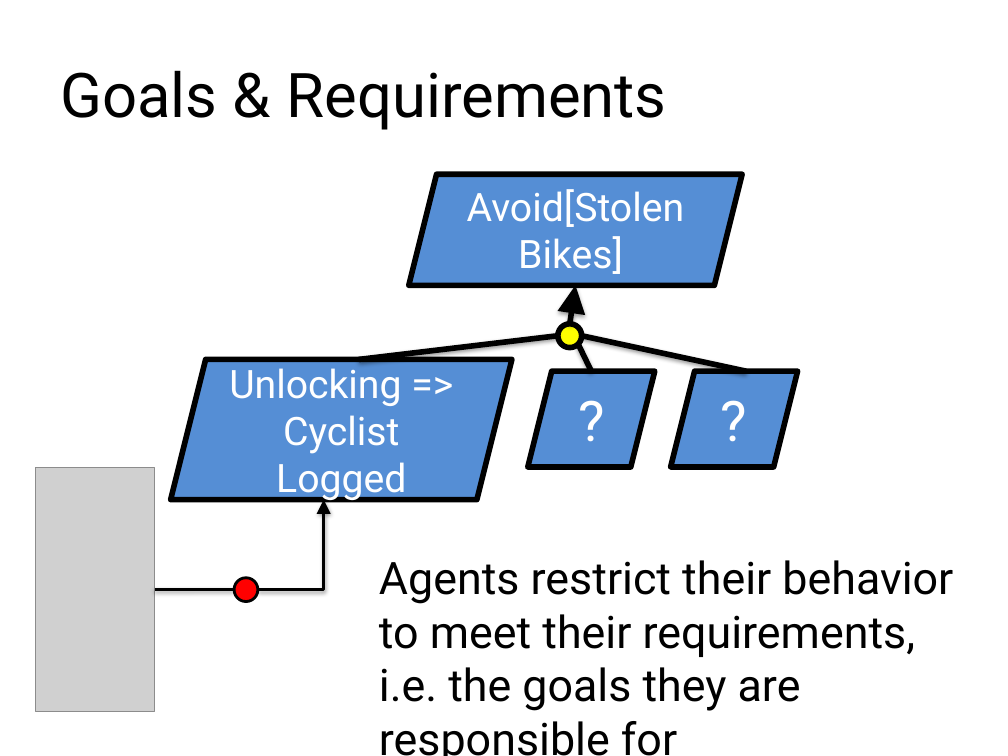
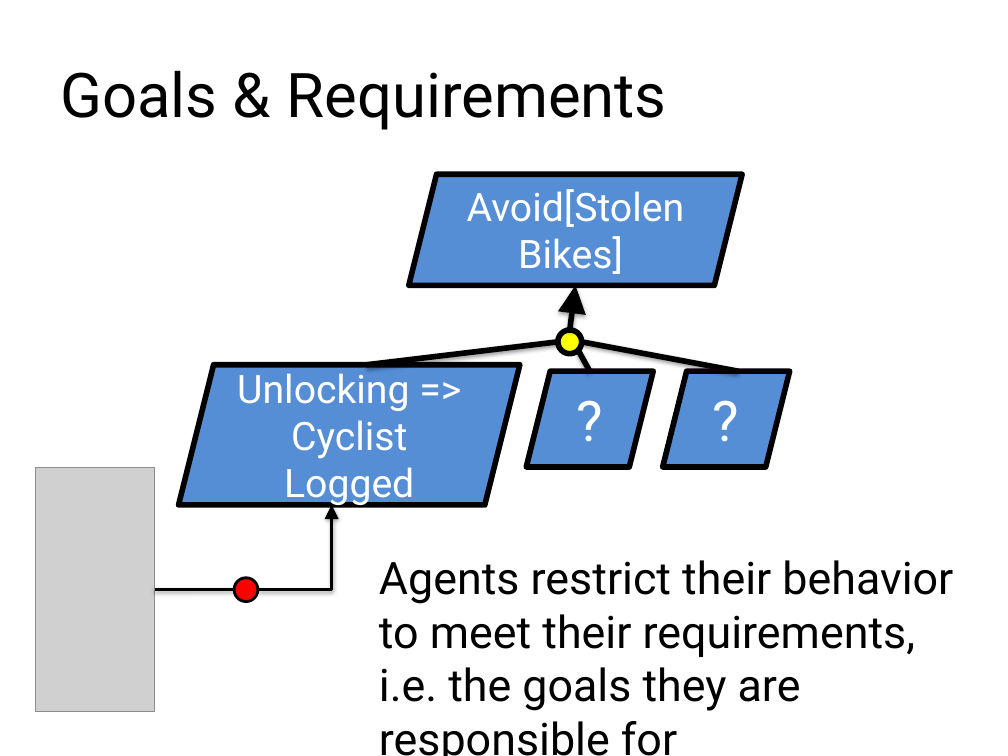
Before and after one commit to blambeau/phd, a slide deck: slide 22 of public-defense/slides.pptx (slide 24 before the commit). Drawn at 1008x756 pixels with LibreOffice and Linux fonts; fonts in the diff are those of the drawing; grey boxes stand for pictures. Boxes give left, top, right and bottom in pixels: in the first picture for what was removed or moved away, otherwise in the second. Text is boxed around its words. In the diff, an @@ line names an element or a change of style, - is before the commit and + after.

```diff
--- a/public-defense/slides.pptx
+++ b/public-defense/slides.pptx
@@ arrow moved from (570, 324) - (576, 285) to (570, 330) - (576, 285) @@
@@ line moved from (359, 360) - (557, 336) to (367, 365) - (557, 342) @@
@@ ellipse: place and size @@
-ellipse at [557, 324, 582, 348]
+ellipse at [557, 330, 582, 354]
@@ line moved from (592, 371) - (579, 344) to (590, 371) - (579, 351) @@
@@ line moved from (746, 371) - (582, 336) to (738, 371) - (582, 342) @@
@@ parallelogram "Unlocking => Cyclist Logged": place and size @@
-parallelogram "Unlocking => Cyclist Logged" at [170, 360, 512, 500]
+parallelogram "Unlocking => Cyclist Logged" at [178, 365, 520, 505]
@@ parallelogram "?": place and size @@
-parallelogram "?" at [670, 371, 797, 467]
+parallelogram "?" at [662, 371, 789, 467]
@@ elbow arrow moved from (258, 590) - (324, 500) to (258, 590) - (332, 505) @@
```
Also in this commit, not shown: 4 other slides changed, 1 slide added, 2 slides removed.
